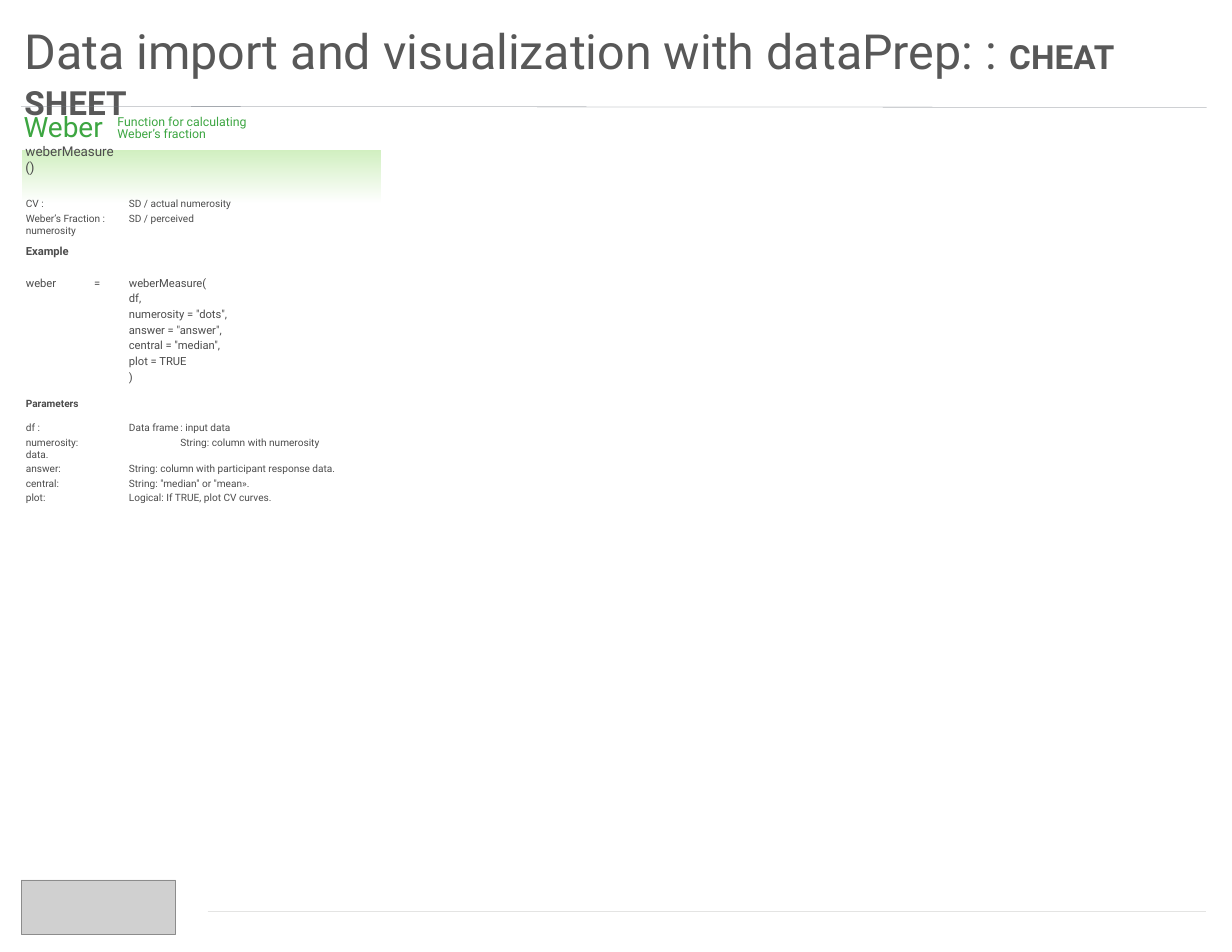
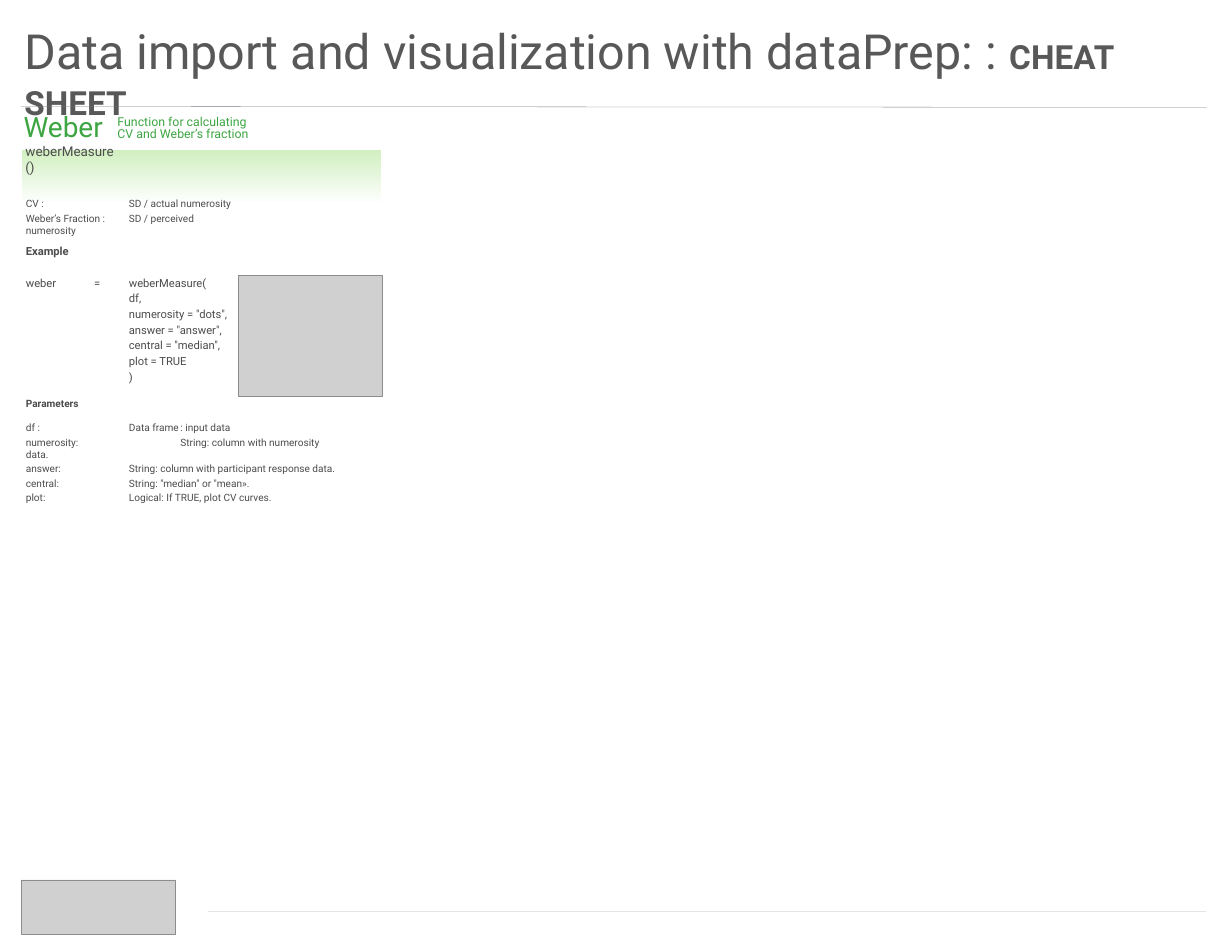
Before and after one commit to eivinkas/dataPrep, a slide deck: slide 2 of cheatSheet.pptx. Drawn at 1232x952 pixels with LibreOffice and Linux fonts; fonts in the diff are those of the drawing; grey boxes stand for pictures. Boxes give left, top, right and bottom in pixels: in the first picture for what was removed or moved away, otherwise in the second. Text is boxed around its words. In the diff, an @@ line names an element or a change of style, - is before the commit and + after.

Commit message:
update cheatSheet

```diff
--- a/cheatSheet.pptx
+++ b/cheatSheet.pptx
@@ text at <box>117,116,248,138</box>: text changed @@
-  Function for calculating Weber’s fraction
+  Function for calculating CV and Weber’s fraction
@@ picture added at <box>239,275,382,396</box> @@
```
Also in this commit, not shown: 1 other slide changed.
